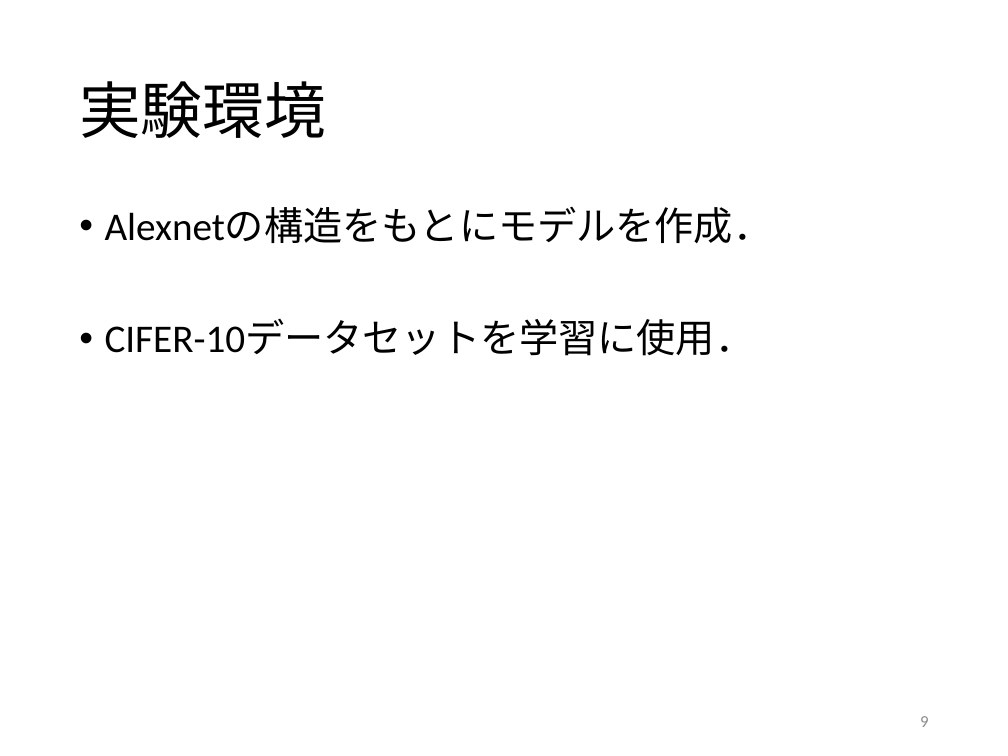
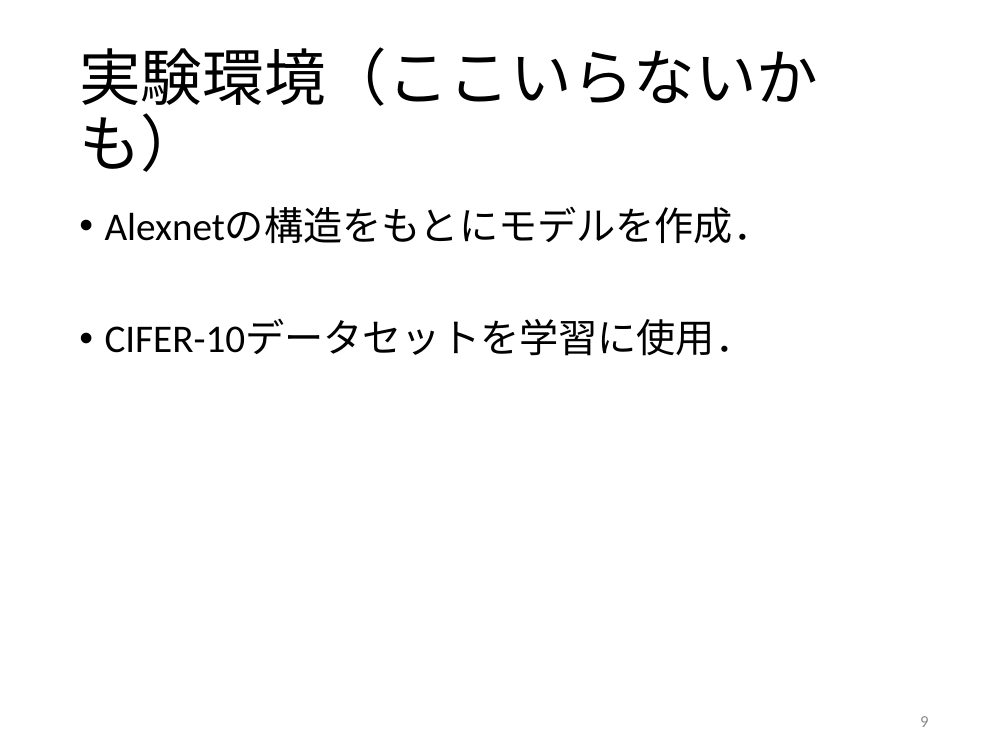
Before and after one commit to kait-takanolab/1821005-yoshioka-thesis, a slide deck: slide 9 of 卒研発表/卒論発表.pptx. Drawn at 1008x756 pixels with LibreOffice and Linux fonts; fonts in the diff are those of the drawing. Boxes give left, top, right and bottom in pixels: in the first picture for what was removed or moved away, otherwise in the second. Text is boxed around its words. In the diff, an @@ line names an element or a change of style, - is before the commit and + after.

```diff
--- a/卒研発表/卒論発表.pptx
+++ b/卒研発表/卒論発表.pptx
@@ title at [79, 47, 818, 172]: text changed @@
-実験環境
+実験環境（ここいらないかも）
```
Also in this commit, not shown: 1 other slide changed.
